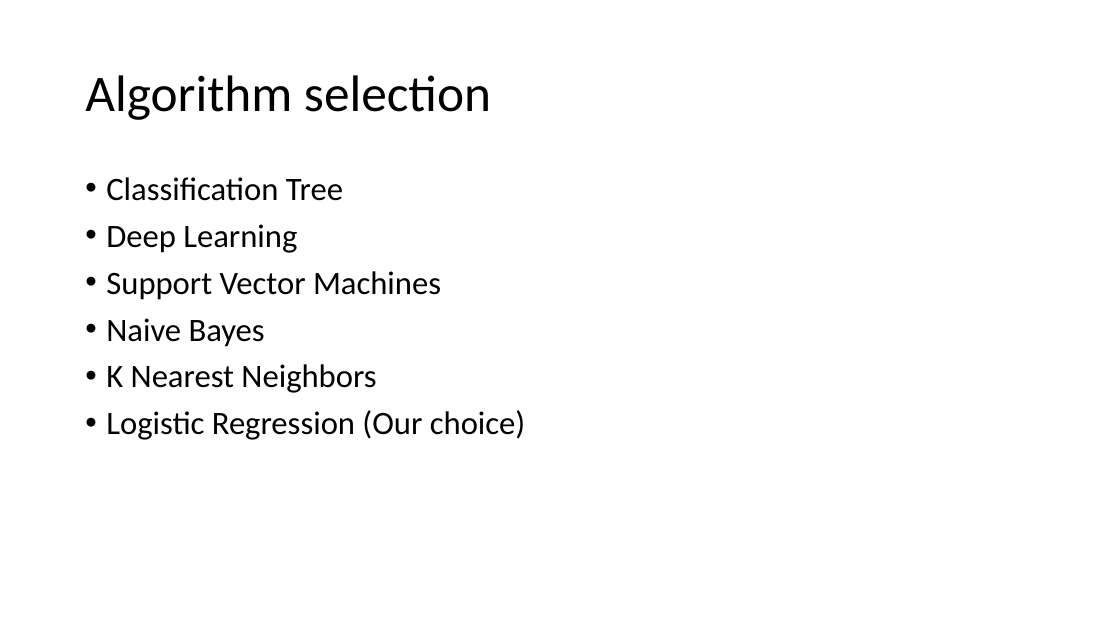
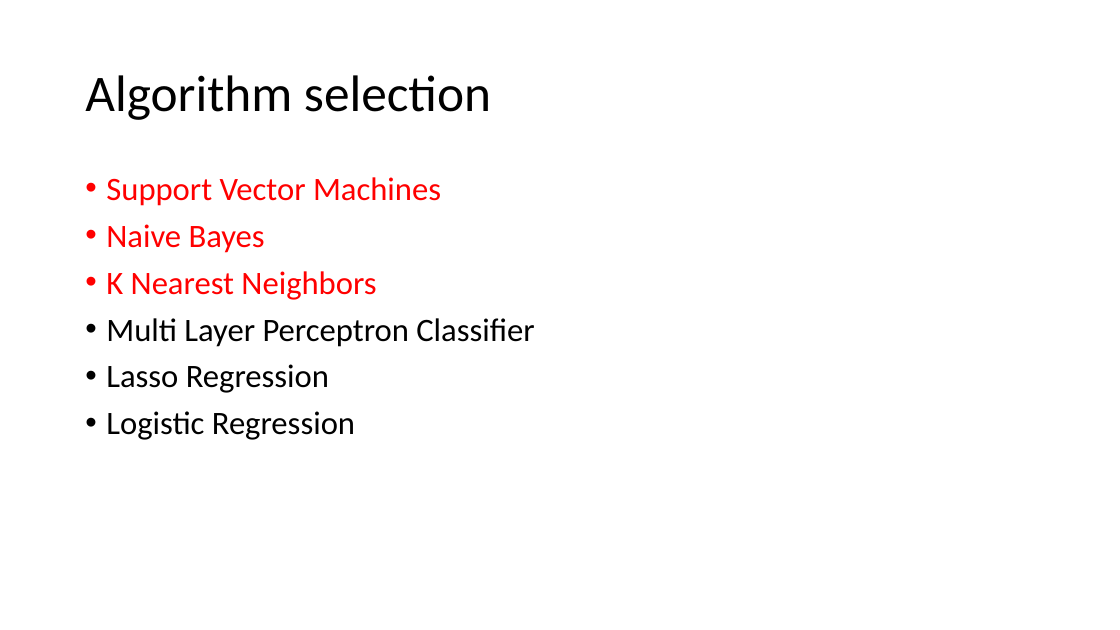
Before and after one commit to suong4554/Machine-Learning-Poly-U, a slide deck: slide 4 of Presentation.pptx. Drawn at 1120x630 pixels with LibreOffice and Linux fonts; fonts in the diff are those of the drawing. Boxes give left, top, right and bottom in pixels: in the first picture for what was removed or moved away, otherwise in the second. Text is boxed around its words. In the diff, an @@ line names an element or a change of style, - is before the commit and + after.

```diff
--- a/Presentation.pptx
+++ b/Presentation.pptx
@@ text at [106, 177, 343, 253]: paragraphs removed @@
-• Classification Tree
-• Deep Learning
@@ text at [106, 177, 441, 300]: text colour #000000 to #FF0000 in "Support Vector Machines", "Naive Bayes", "K Nearest Neighbors" @@
@@ text at [106, 318, 534, 440]: text changed @@
-• Logistic Regression (Our choice)
+• Multi Layer Perceptron Classifier
+• Lasso Regression
+• Logistic Regression
```
Also in this commit, not shown: 3 other slides changed, 1 slide added, 3 slides removed, 5 other files.
